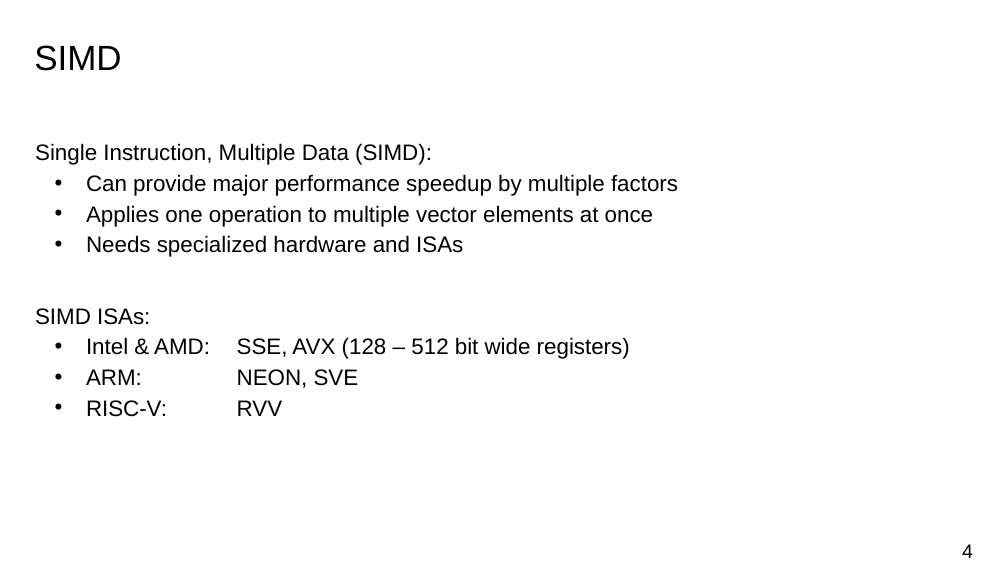
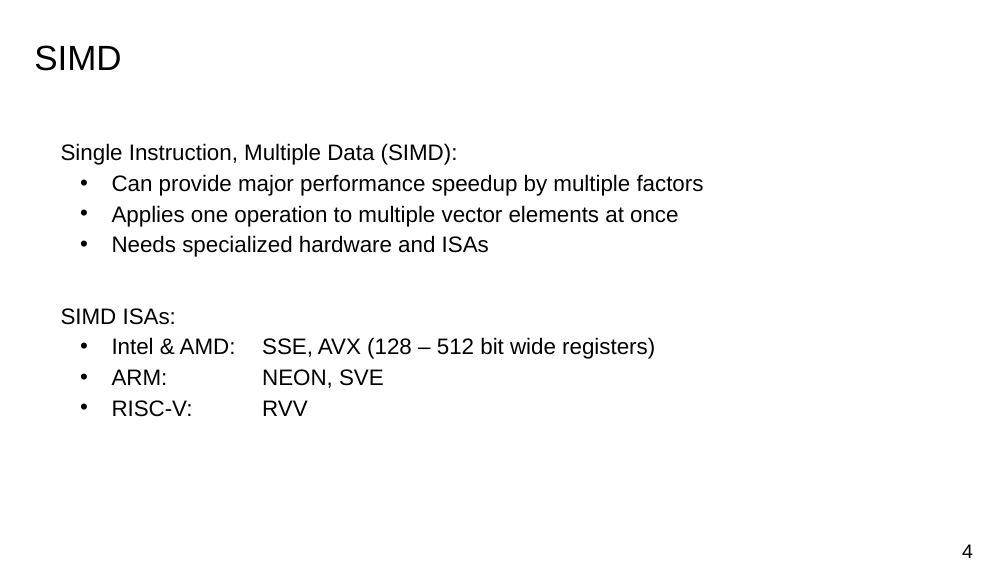
Before and after one commit to atalantus/seminar-llvm-vplan, a slide deck: slide 4 of presentation/vplan-presentation.pptx. Drawn at 1008x567 pixels with LibreOffice and Linux fonts; fonts in the diff are those of the drawing; background and template pictures are left out. Boxes give left, top, right and bottom in pixels: in the first picture for what was removed or moved away, otherwise in the second. Text is boxed around its words. In the diff, an @@ line names an element or a change of style, - is before the commit and + after.

```diff
--- a/presentation/vplan-presentation.pptx
+++ b/presentation/vplan-presentation.pptx
@@ text "Single Instruction, Multiple Data (SIMD):": place and size @@
-text "Single Instruction, Multiple Data (SIMD):" at (35,143,678,257)
+text "Single Instruction, Multiple Data (SIMD):" at (61,143,704,257)
@@ text "SIMD ISAs:": place and size @@
-text "SIMD ISAs:" at (35,308,630,416)
+text "SIMD ISAs:" at (61,308,655,416)
```
Also in this commit, not shown: 7 other slides changed.
